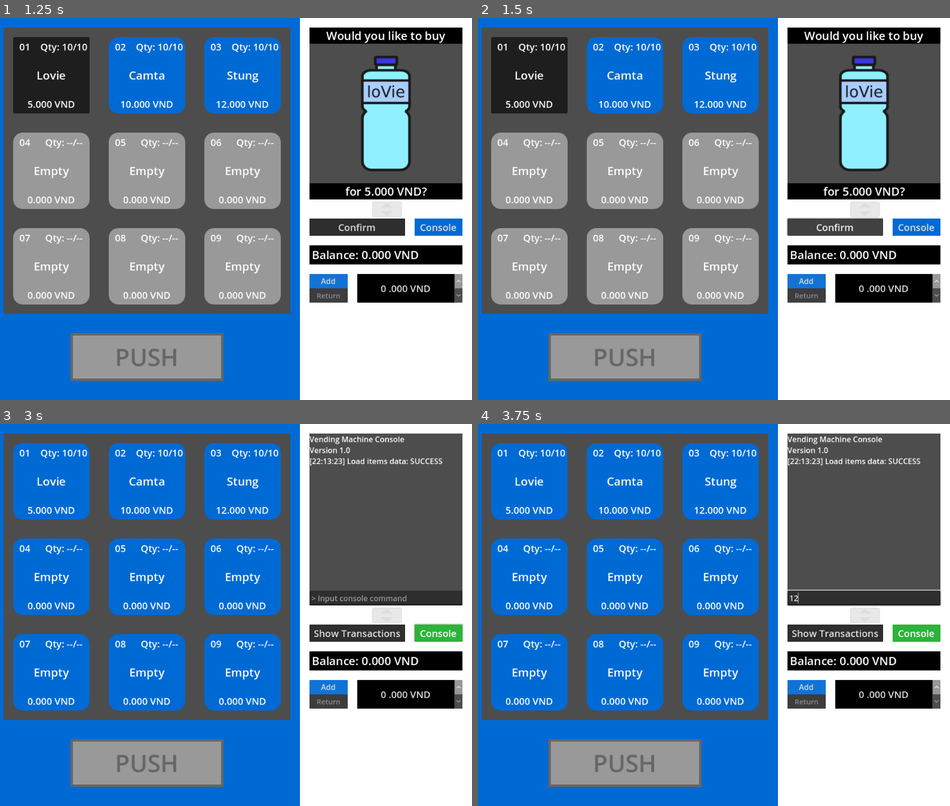
Above: before the commit, frames 1-4 (two rows, left to right).
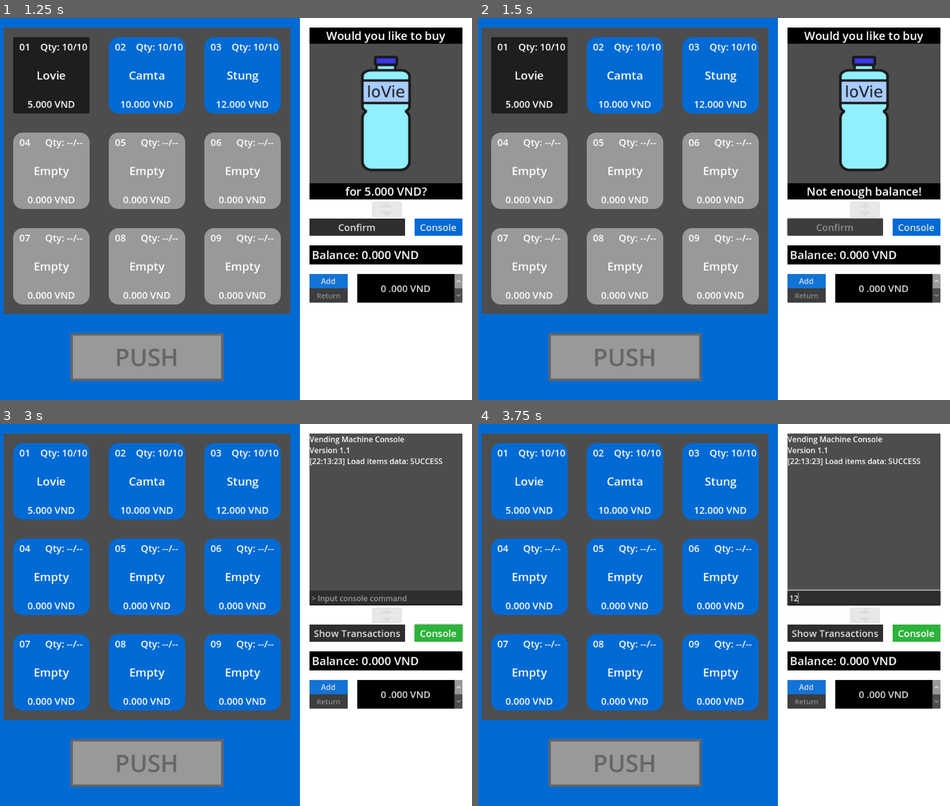
Above: after the commit, the same moments.

Repository: DatTaho/Project-I
Game: Godot game, scene res://Scenes/main.tscn
Same seed, same stepped clock (60 frames per second), same inputs: the game is played once before the commit and once after it.
Inputs (mouse positions are in pixels of both pictures, inside the frame that each line leads up to):
- Up to frame 1 (1.25 s): click (51, 75) at 0.52 s
- Up to frame 2 (1.5 s): click "Confirm" at 1.25 s
- Up to frame 3 (3 s): click (358, 634) at 2 s, where only the run before the commit has a clickable "Confirm"; click "Console" at 2.75 s
- Up to frame 4 (3.75 s): click (865, 599) at 3.52 s; type "12" at 3.6 s

Frame 1 is identical in both runs. In frame 2, 0.4% of the frame differs, in the area x 69-94%, y 44-56%; in frame 3, less than 0.1%; in frame 4, less than 0.1%.

Commit message:
Add showing "not enough balance" when there is not enough balance

Diff:
--- a/Vending-Machine-Simulator/Scenes/main.tscn
+++ b/Vending-Machine-Simulator/Scenes/main.tscn
@@ -49,6 +49,10 @@
 coins = Array[int]([100, 50, 20, 10, 5, 2, 1])
 dispense_delay = 0.2
 
+[node name="DispenseTimer" type="Timer" parent="."]
+wait_time = 0.2
+one_shot = true
+
 [node name="States" type="Node" parent="."]
 
 [node name="OperationState" type="Node" parent="States" node_paths=PackedStringArray("preview_display", "console_display", "control_display", "system")]
@@ -226,3 +230,4 @@
 [connection signal="mouse_entered" from="HBox/ItemView/ItemsDisplay/BottomPanel/PushFlap" to="HBox/ItemView/ItemsDisplay/BottomPanel/PushFlap" method="_on_mouse_entered"]
 [connection signal="mouse_exited" from="HBox/ItemView/ItemsDisplay/BottomPanel/PushFlap" to="HBox/ItemView/ItemsDisplay/BottomPanel/PushFlap" method="_on_mouse_exited"]
 [connection signal="mouse_entered" from="HBox/ItemView/ItemsDisplay/BottomPanel/PushFlap/PushFlapVisual" to="HBox/ItemView/ItemsDisplay/BottomPanel/PushFlap" method="_on_push_flap_visual_mouse_entered"]
+[connection signal="not_enough_balance" from="HBox/SideView/ControlPanel/ControlDisplay" to="HBox/SideView/DisplayPanel/PreviewDisplay" method="_on_control_display_not_enough_balance"]
--- a/Vending-Machine-Simulator/Scripts/Display/console_display.gd
+++ b/Vending-Machine-Simulator/Scripts/Display/console_display.gd
@@ -6,7 +6,7 @@
 @onready var cmd : LineEdit = $ComandLine
 
 const DEFAULT = """Vending Machine Console
-Version 1.0
+Version 1.1
 """
 
 @export var transaction_logs : TransactionLogs
--- a/Vending-Machine-Simulator/Scripts/Display/control_display.gd
+++ b/Vending-Machine-Simulator/Scripts/Display/control_display.gd
@@ -48,16 +48,20 @@
 	if system.display_return_changes():
 		set_balance(0)
 
+signal not_enough_balance
 func _on_confirm_button_pressed() -> void:
 	if system.selected_panel == null:
 		return
+	confirm_button.disabled = true
 	if system.balance < system.selected_panel.item.price:
-		return
-	confirm_button.disabled = true
-	var item = system.selected_panel.dispense()
-	set_balance(system.balance - item.price)
-	transaction_logs.add_item(item)
-	await get_tree().create_timer(system.dispense_delay).timeout
+		system.dispense_timer.start(1.0)
+		not_enough_balance.emit()
+	else:
+		system.dispense_timer.start()
+		var item = system.selected_panel.dispense()
+		set_balance(system.balance - item.price)
+		transaction_logs.add_item(item)
+	await system.dispense_timer.timeout
 	confirm_button.disabled = false
 
 func _on_console_toggle_toggled(toggled_on: bool) -> void:
--- a/Vending-Machine-Simulator/Scripts/Display/preview_display.gd
+++ b/Vending-Machine-Simulator/Scripts/Display/preview_display.gd
@@ -34,3 +34,10 @@
 	top_label.text = "Select an item"
 	item_view.texture = null
 	bottom_label.text = "for purchase"
+
+
+func _on_control_display_not_enough_balance() -> void:
+	var prev_state = bottom_label.text
+	bottom_label.text = "Not enough balance!"
+	await system.dispense_timer.timeout
+	bottom_label.text = prev_state
--- a/Vending-Machine-Simulator/Scripts/main.gd
+++ b/Vending-Machine-Simulator/Scripts/main.gd
@@ -23,12 +23,15 @@
 @export var coins : Array[int]
 @export var dispense_delay : float
 
+@onready var dispense_timer : Timer = $DispenseTimer
 @onready var transactions_dislay = $HBox/ItemView/TransactionsDisplay
 @onready var items_display = $HBox/ItemView/ItemsDisplay
 @onready var preview_display = $HBox/SideView/DisplayPanel/PreviewDisplay
 @onready var console_display = $HBox/SideView/DisplayPanel/ConsoleDisplay
 
 func _ready() -> void:
+	# Set up timer
+	dispense_timer.wait_time = dispense_delay
 	# Set up item panels
 	var index := 0
 	for panel : ItemPanel in inventory.get_children():
